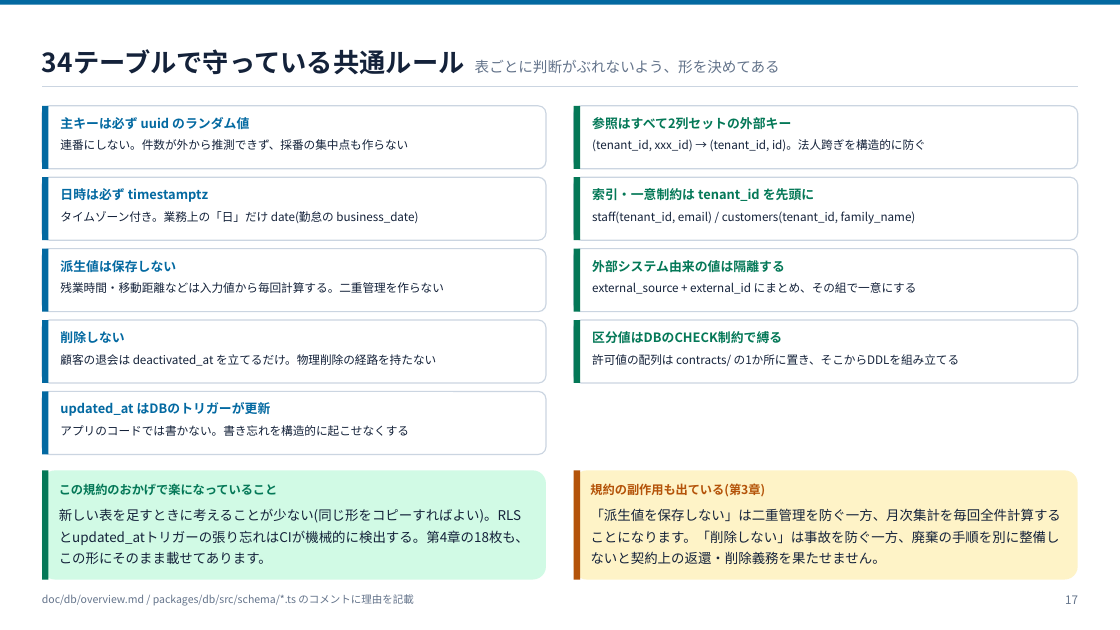
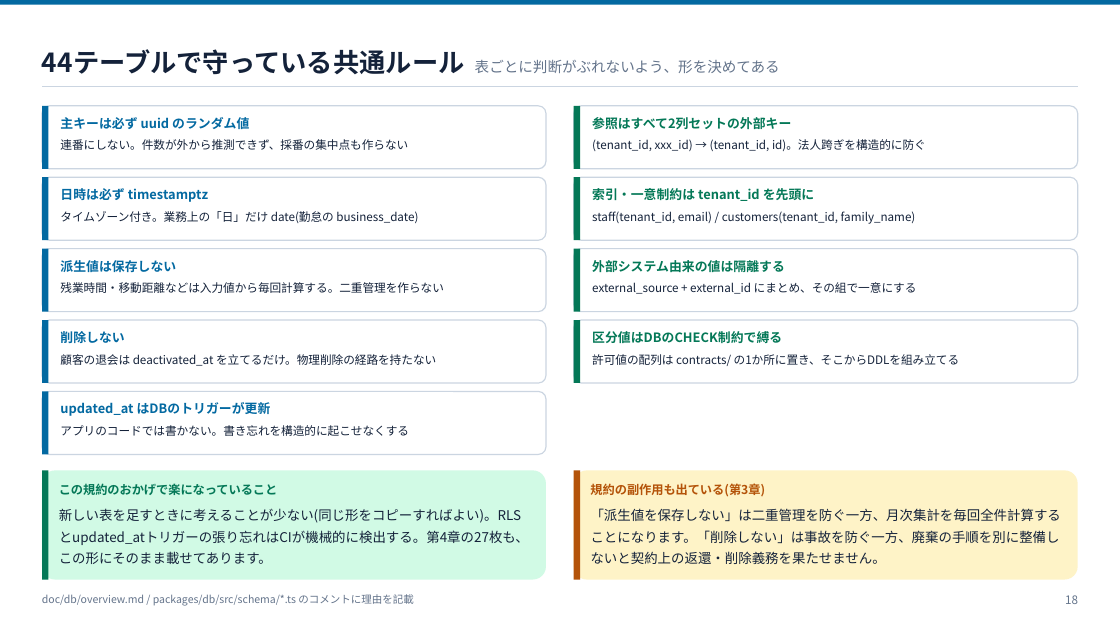
Before and after one commit to ohru131/katahimo-app, a slide deck: slide 18 of doc/slides/db-review.pptx (slide 17 before the commit). Drawn at 1120x630 pixels with LibreOffice and Linux fonts; fonts in the diff are those of the drawing. Boxes give left, top, right and bottom in pixels: in the first picture for what was removed or moved away, otherwise in the second. Text is boxed around its words. In the diff, an @@ line names an element or a change of style, - is before the commit and + after.

```diff
--- a/doc/slides/db-review.pptx
+++ b/doc/slides/db-review.pptx
@@ text at (x1=42, y1=49, x2=780, y2=74): text changed @@
-34テーブルで守っている共通ルール 表ごとに判断がぶれないよう、形を決めてある
+44テーブルで守っている共通ルール 表ごとに判断がぶれないよう、形を決めてある
@@ text at (x1=59, y1=508, x2=529, y2=564): text changed @@
-新しい表を足すときに考えることが少ない(同じ形をコピーすればよい)。RLSとupdated_atトリガーの張り忘れはCIが機械的に検出する。第4章の18枚も、この形にそのまま載せてあります。
+新しい表を足すときに考えることが少ない(同じ形をコピーすればよい)。RLSとupdated_atトリガーの張り忘れはCIが機械的に検出する。第4章の27枚も、この形にそのまま載せてあります。
@@ text at (x1=1065, y1=595, x2=1078, y2=604): text changed @@
-17
+18
```
Also in this commit, not shown: 25 other slides changed, 1 slide added, 7 other files.
